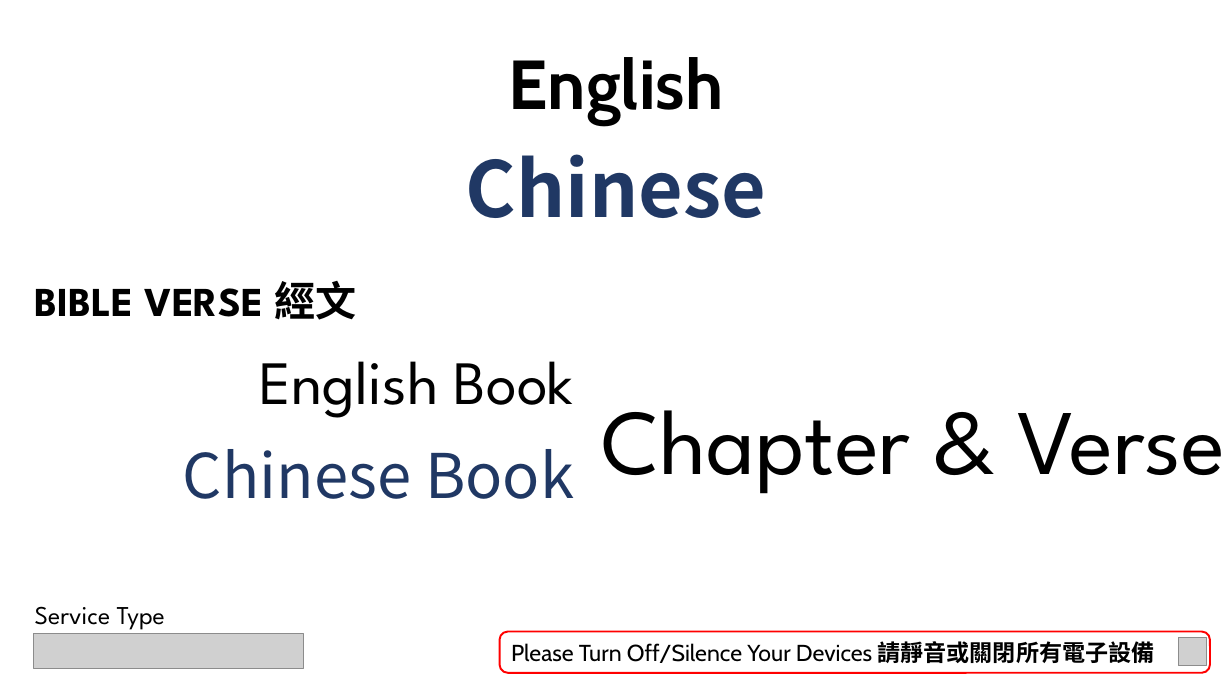
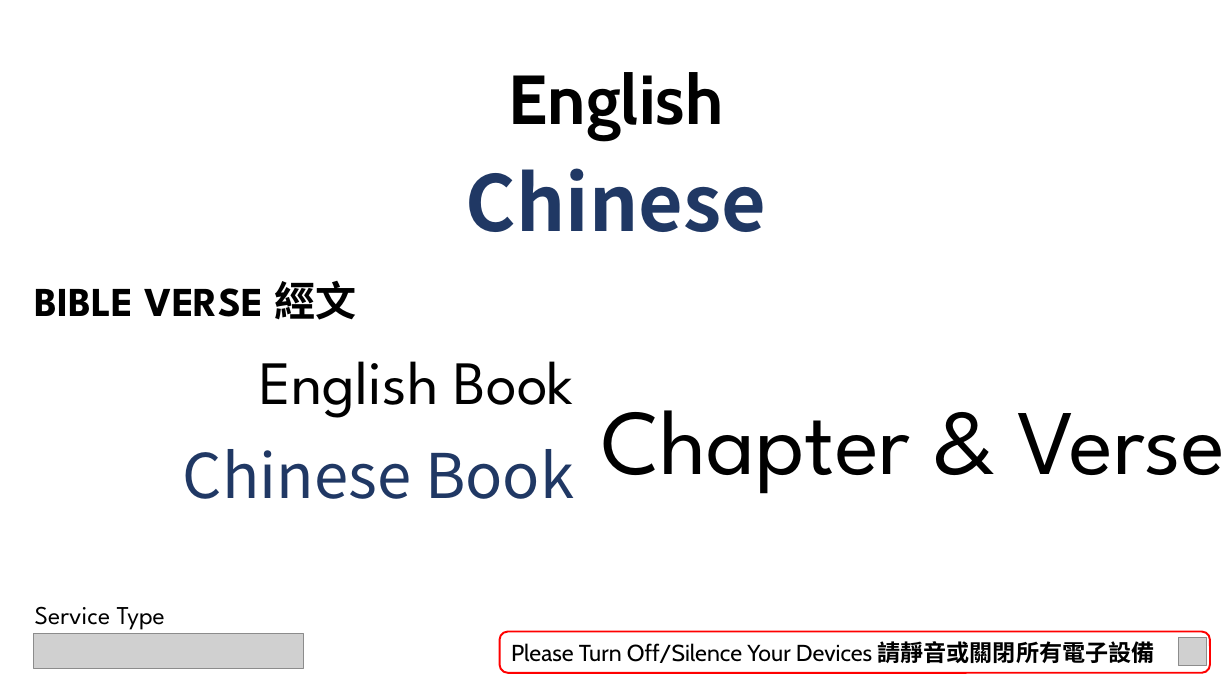
Before and after one commit to calebchanwy/tjc-powerpoint, a slide deck: slide 3 of TJCPowerPoint/Resources/ServiceWidescreen.pptx. Drawn at 1232x693 pixels with LibreOffice and Linux fonts; fonts in the diff are those of the drawing; grey boxes stand for pictures; background and template pictures are left out. Boxes give left, top, right and bottom in pixels: in the first picture for what was removed or moved away, otherwise in the second. Text is boxed around its words. In the diff, an @@ line names an element or a change of style, - is before the commit and + after.

```diff
--- a/TJCPowerPoint/Resources/ServiceWidescreen.pptx
+++ b/TJCPowerPoint/Resources/ServiceWidescreen.pptx
@@ text "English": place and size @@
-text "English" at <box>509,57,723,125</box>
+text "English" at <box>509,72,723,139</box>
@@ text "Chinese": place and size @@
-text "Chinese" at <box>466,154,766,218</box>
+text "Chinese" at <box>466,168,766,232</box>
```
Also in this commit, not shown: 2 other slides changed, 19 other files.
